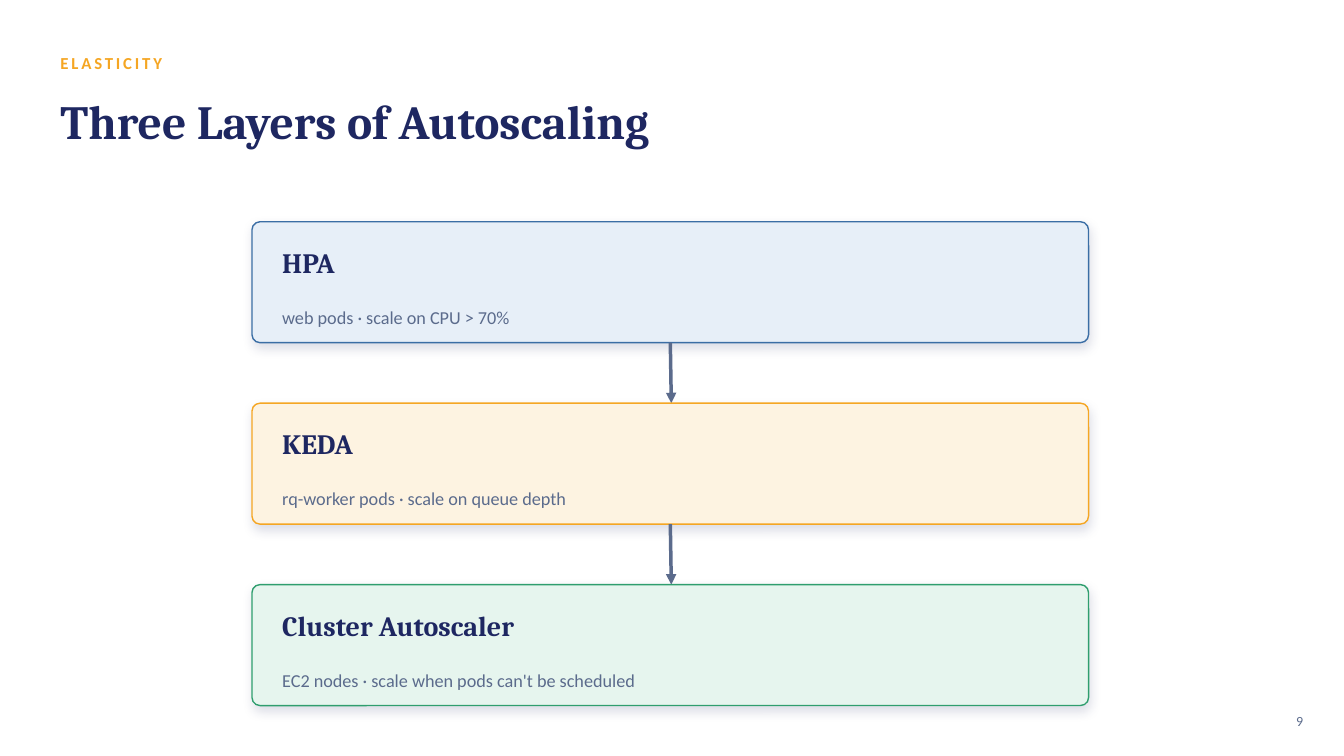
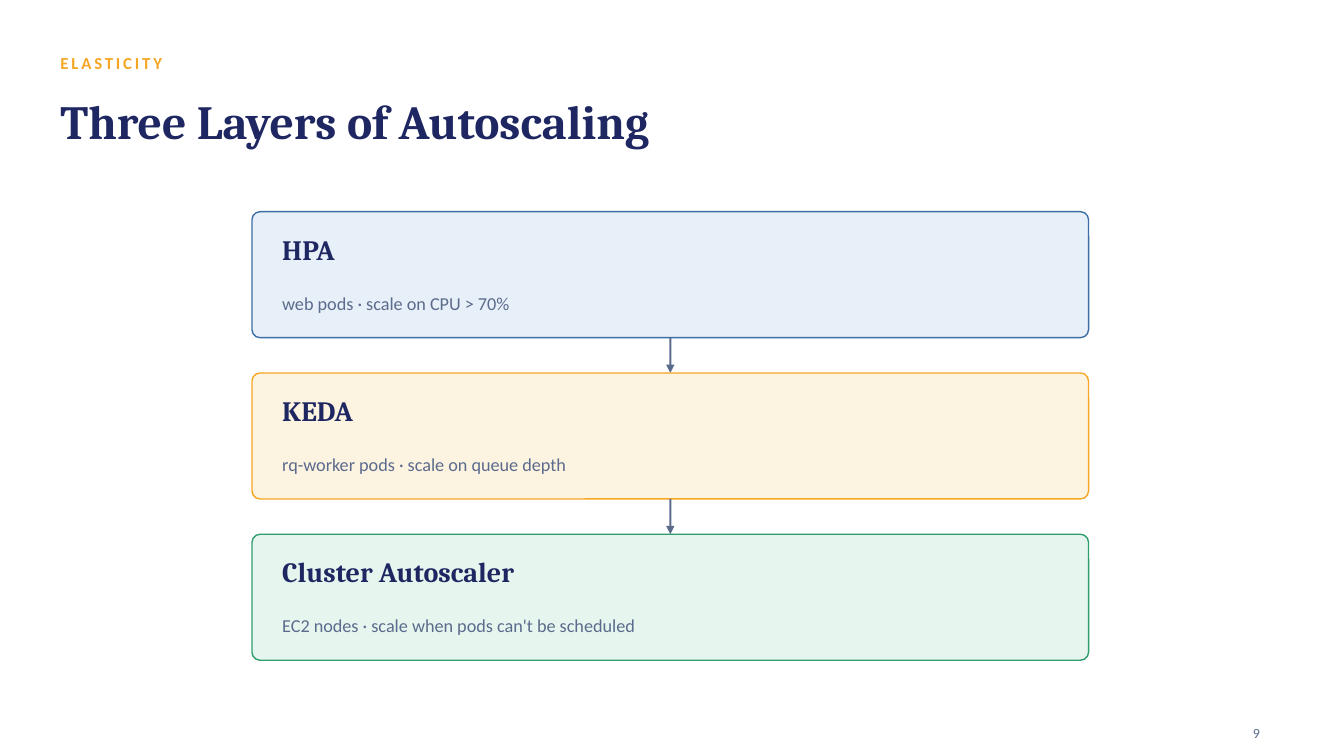
Before and after one commit to rotemamt/statuspage-on-aws-eks, a slide deck: slide 9 of Status-Page-Presentation.pptx. Drawn at 1344x756 pixels with LibreOffice and Linux fonts; fonts in the diff are those of the drawing. Boxes give left, top, right and bottom in pixels: in the first picture for what was removed or moved away, otherwise in the second. Text is boxed around its words. In the diff, an @@ line names an element or a change of style, - is before the commit and + after.

```diff
--- a/Status-Page-Presentation.pptx
+++ b/Status-Page-Presentation.pptx
@@ rounded rectangle: place and size @@
-rounded rectangle at (252,222,1089,343)
+rounded rectangle at (252,212,1089,338)
@@ text "HPA": place and size @@
-text "HPA" at (282,254,335,273)
+text "HPA" at (282,241,335,260)
@@ text "web pods · scale on ...": place and size @@
-text "web pods · scale on ..." at (282,311,509,327)
+text "web pods · scale on ..." at (282,297,509,313)
@@ arrow moved from (670, 343) - (671, 403) to (670, 338) - (670, 373) @@
@@ arrow (670, 338) - (670, 373): stroke #5B6B8C 2.5 pt to #5B6B8C 1.5 pt @@
@@ rounded rectangle: place and size @@
-rounded rectangle at (252,403,1089,524)
+rounded rectangle at (252,373,1089,499)
@@ text "KEDA": place and size @@
-text "KEDA" at (282,435,353,454)
+text "KEDA" at (282,402,353,421)
@@ text "rq-worker pods · scale on ...": place and size @@
-text "rq-worker pods · scale on ..." at (282,492,566,508)
+text "rq-worker pods · scale on ..." at (282,458,566,474)
@@ arrow moved from (670, 524) - (671, 585) to (670, 499) - (670, 534) @@
@@ arrow (670, 499) - (670, 534): stroke #5B6B8C 2.5 pt to #5B6B8C 1.5 pt @@
@@ shadow off; proportions changed in 3 elements at (252,212,1089,338), (252,373,1089,499), (252,534,1089,660) @@
@@ rounded rectangle: place and size @@
-rounded rectangle at (252,585,1089,706)
+rounded rectangle at (252,534,1089,660)
@@ text "Cluster Autoscaler": place and size @@
-text "Cluster Autoscaler" at (282,616,514,637)
+text "Cluster Autoscaler" at (282,562,514,583)
@@ text "EC2 nodes · scale when ...": place and size @@
-text "EC2 nodes · scale when ..." at (282,674,635,690)
+text "EC2 nodes · scale when ..." at (282,619,635,635)
@@ text "9": place and size @@
-text "9" at (1296,717,1303,726)
+text "9" at (1253,729,1260,738)
@@ text "9" at (1253,729,1260,738): alignment right to left @@
```
Also in this commit, not shown: 12 other slides changed, 1 slide added, 1 slide removed, 3 other files.
